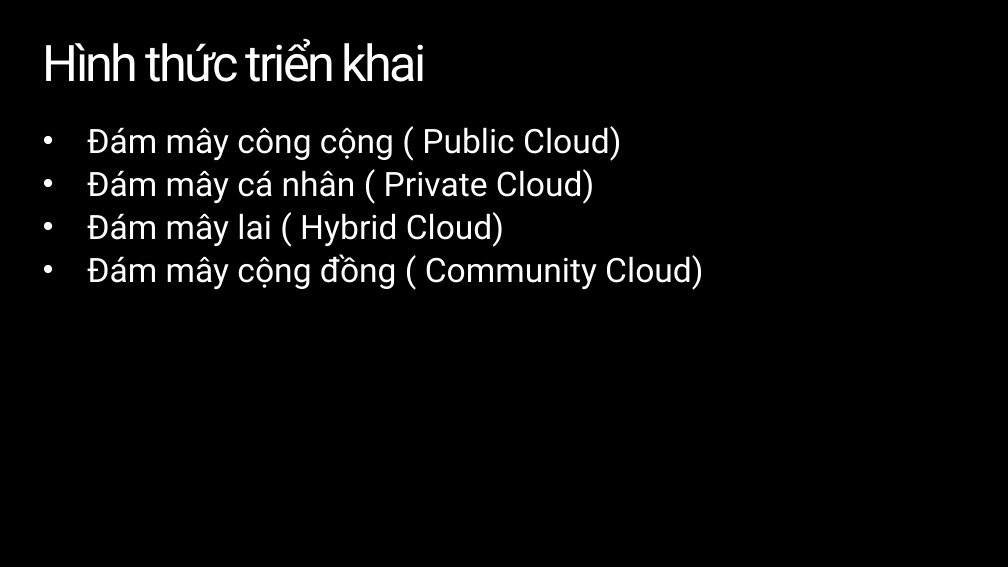
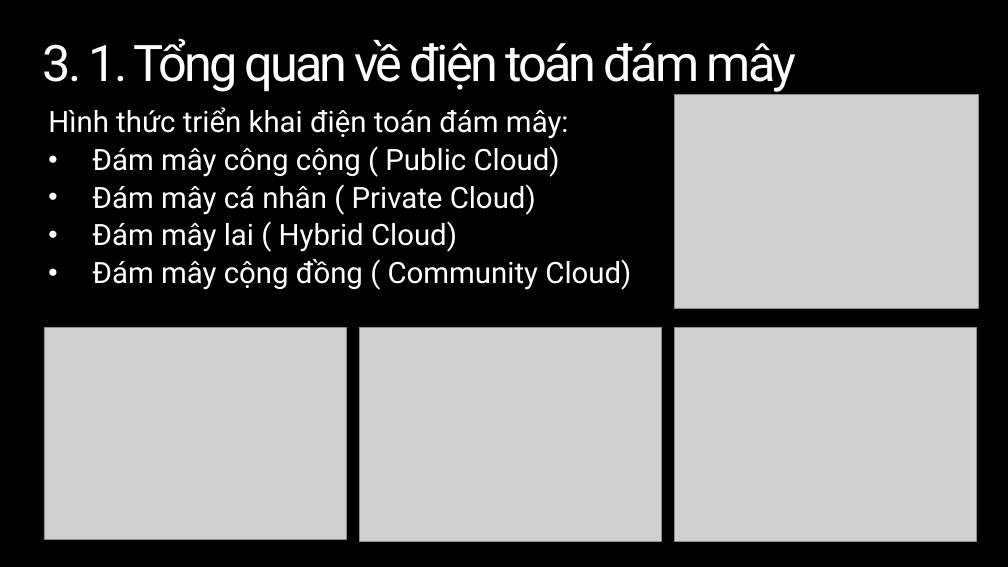
Before and after one commit to tiendv/contactbook, a slide deck: slide 8 of Project_Management/Báo cáo khóa luận/Presentation.pptx. Drawn at 1008x567 pixels with LibreOffice and Linux fonts; fonts in the diff are those of the drawing; grey boxes stand for pictures; background and template pictures are left out. Boxes give left, top, right and bottom in pixels: in the first picture for what was removed or moved away, otherwise in the second. Text is boxed around its words. In the diff, an @@ line names an element or a change of style, - is before the commit and + after.

```diff
--- a/Project_Management/Báo cáo khóa luận/Presentation.pptx
+++ b/Project_Management/Báo cáo khóa luận/Presentation.pptx
@@ title at (43,38,796,92): text changed @@
-Hình thức triển khai
+3. 1. Tổng quan về điện toán đám mây
@@ text at (48,107,569,139): paragraph added @@
+Hình thức triển khai điện toán đám mây:
@@ text "Hình thức triển khai điện ...": place and size @@
-text "Hình thức triển khai điện ..." at (87,126,703,290)
+text "Hình thức triển khai điện ..." at (48,107,631,290)
@@ picture added at (674,95,978,309) @@
@@ text at (92,146,631,290): size 32 to 28 pt in "Đám mây công cộng ( Public Cloud)", "Đám mây cá nhân ( Private Cloud)", "Đám mây lai ( Hybrid Cloud)", "Đám mây cộng đồng ( Community Cloud)" @@
@@ picture added at (44,327,346,539) @@
@@ picture added at (359,327,662,541) @@
@@ picture added at (674,327,976,541) @@
```
Also in this commit, not shown: 8 other slides changed, 10 slides added, 5 slides removed.
